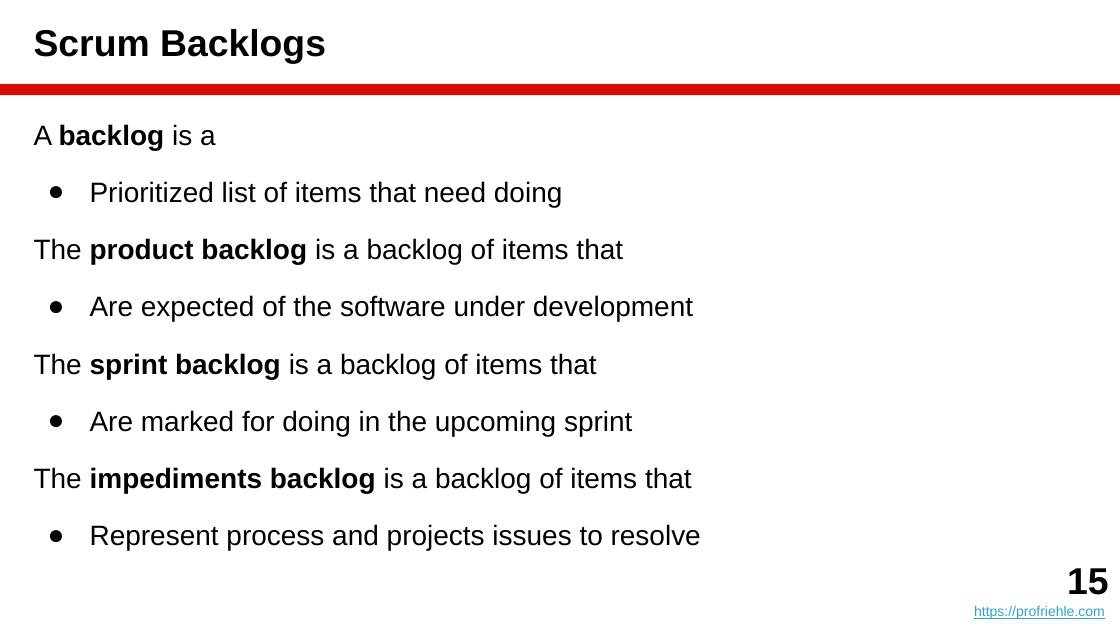
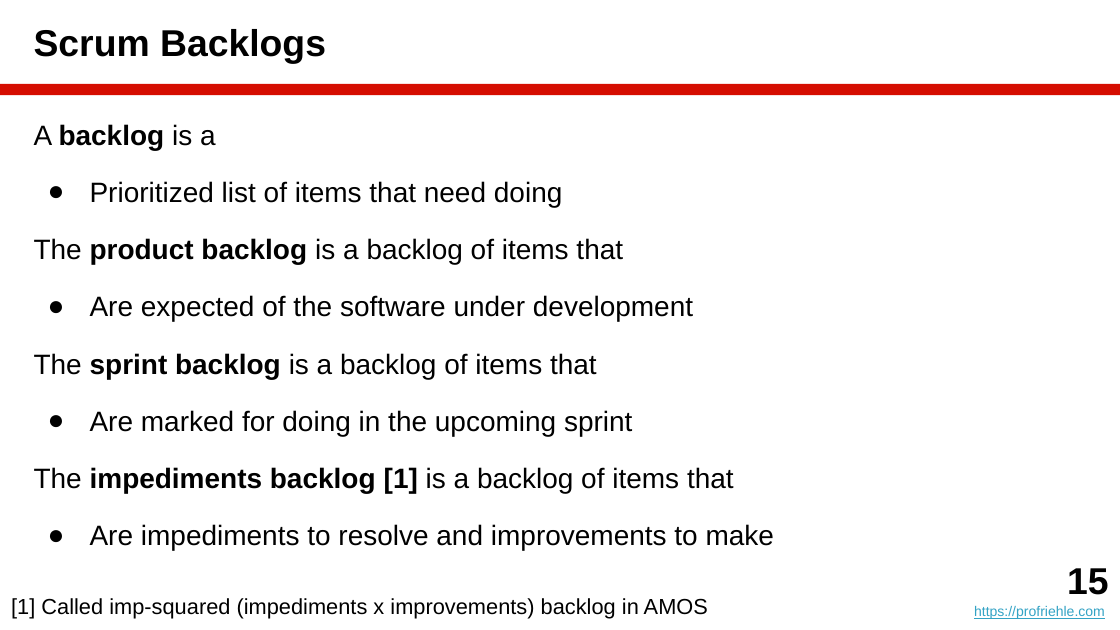
Before and after one commit to dirkriehle/amos-course, a slide deck: slide 15 of Lecture slides/AMOS B04 - Agile Planning.pptx. Drawn at 1120x630 pixels with LibreOffice and Linux fonts; fonts in the diff are those of the drawing. Boxes give left, top, right and bottom in pixels: in the first picture for what was removed or moved away, otherwise in the second. Text is boxed around its words. In the diff, an @@ line names an element or a change of style, - is before the commit and + after.

```diff
--- a/Lecture slides/AMOS B04 - Agile Planning.pptx
+++ b/Lecture slides/AMOS B04 - Agile Planning.pptx
@@ text at [34,467,774,551]: text changed @@
-The impediments backlog is a backlog of items that
-● Represent process and projects issues to resolve
+The impediments backlog [1] is a backlog of items that
+● Are impediments to resolve and improvements to make
@@ text added at [11,598,708,619], 14 pt, text #000000 @@
+[1] Called imp-squared (impediments x improvements) backlog in AMOS
```
Also in this commit, not shown: 13 other slides changed, 3 slides added, 10 other files.
